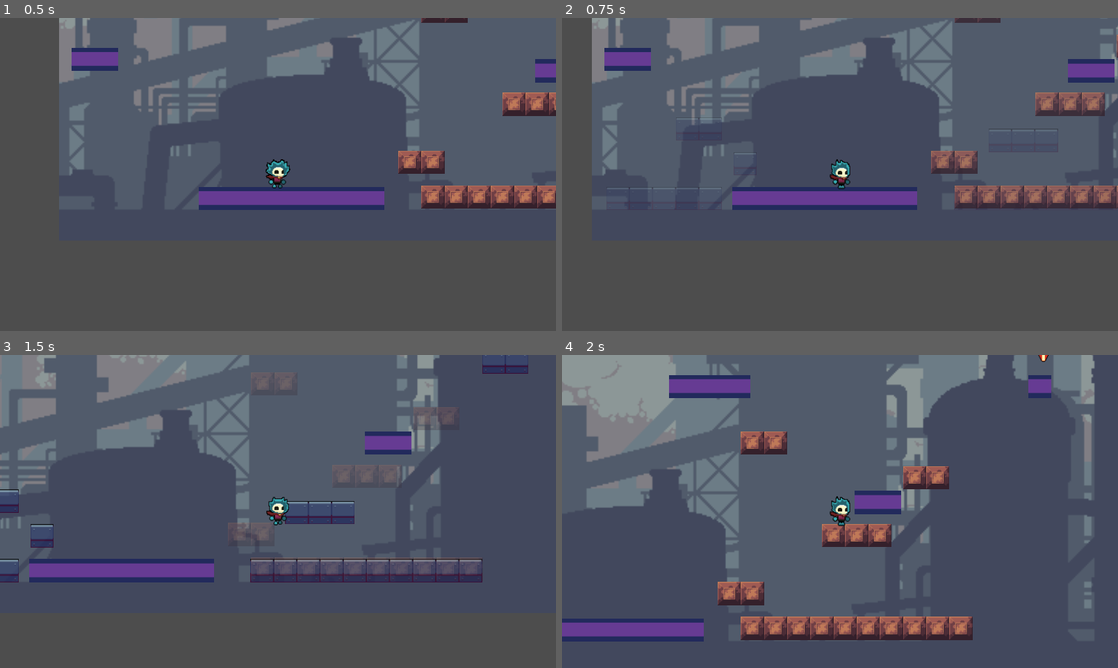
Above: before the commit, frames 1-4 (two rows, left to right).
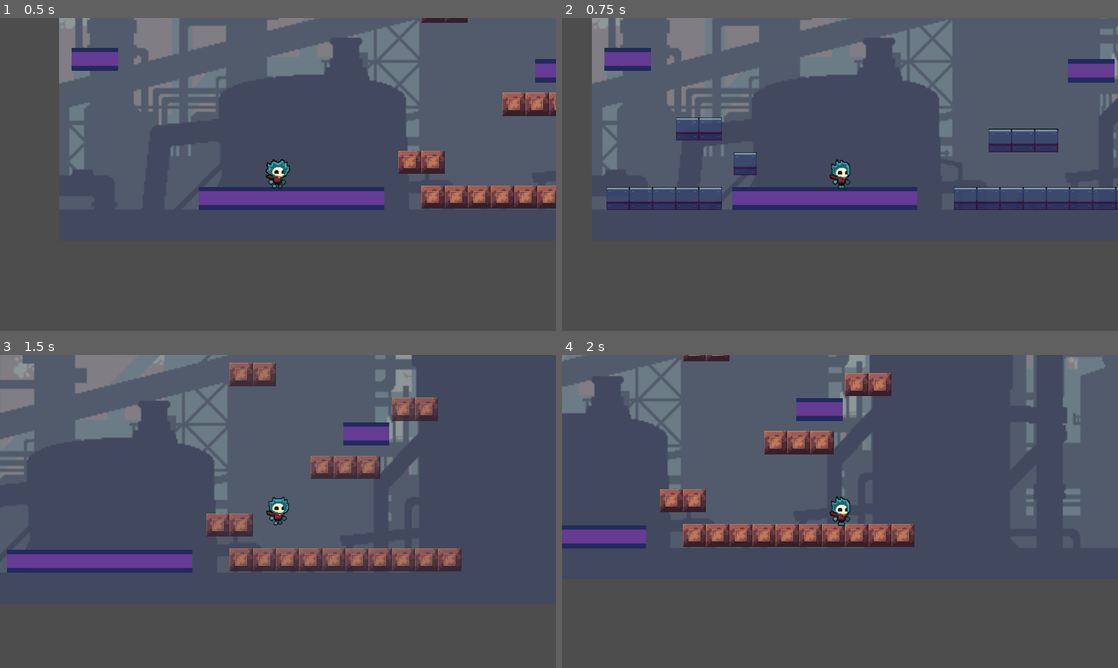
Above: after the commit, the same moments.

Repository: matisothers/BetweenWorlds
Game: Godot game, scene res://scenes/main.tscn
The game is run twice, just before and just after one commit, with the same random seed, the same clock (stepped at 60 frames per second) and the same inputs.
Inputs:
- Up to frame 1 (0.5 s): no input
- Up to frame 2 (0.75 s): tap Enter at 0.5 s; hold Right (ui_right) from 0.53 s (still down); tap S (change) at 0.6 s
- Up to frame 3 (1.5 s): keep holding Right (ui_right); tap A (jump) at 0.77 s; tap S (change) at 1.35 s
- Up to frame 4 (2 s): keep holding Right (ui_right); tap A (jump) at 1.52 s

Frame 1 is identical in both runs. In frame 2, 5.1% of the frame differs, in the area x 8-100%, y 0-62%; in frame 3, 21%; in frame 4, 33%, in the area x 0-98%, y 0-92%.

Commit message:
Update main.gd
add annimation

Diff:
--- a/scripts/main.gd
+++ b/scripts/main.gd
@@ -1,26 +1,23 @@
 extends Node2D
 
+@onready var tile_map_nature = $TileMap_Nature
+@onready var tile_map_futuristic = $TileMap_Futuristic
 
-@onready var maps = [$TileMap_Nature,$TileMap_Futuristic]
-var world = 0
+
 
 
 # Called when the node enters the scene tree for the first time.
 func _ready():
-	maps[0].set_layer_enabled(0,true)
-	maps[1].set_layer_enabled(0,false)
-
+	tile_map_nature.set_layer_enabled(0,(World.world+1)%2)
+	tile_map_futuristic.set_layer_enabled(0,World.world)
 
 
 # Called every frame. 'delta' is the elapsed time since the previous frame.
 func _physics_process(delta):
 	if Input.is_action_just_pressed("change"):
-		world =  (world + 1) % 2
-		maps[world].set_layer_enabled(0,true)
+		World.world =  (World.world + 1) % 2
+		tile_map_nature.set_layer_enabled(0,(World.world+1)%2)
+		tile_map_futuristic.set_layer_enabled(0,World.world)
 
-
-	maps[1].modulate.a = move_toward(maps[1].modulate.a,world,0.03)
-	maps[0].modulate.a = move_toward(maps[0].modulate.a,(world+1)%2,0.03)
-
-	if maps[(world + 1) % 2].modulate.a < 0.3:
-		maps[(world + 1) % 2].set_layer_enabled(0,false)
+	tile_map_futuristic.modulate.a = move_toward(tile_map_futuristic.modulate.a,World.world,0.1)
+	tile_map_nature.modulate.a = move_toward(tile_map_nature.modulate.a,(World.world+1)%2,0.1)
